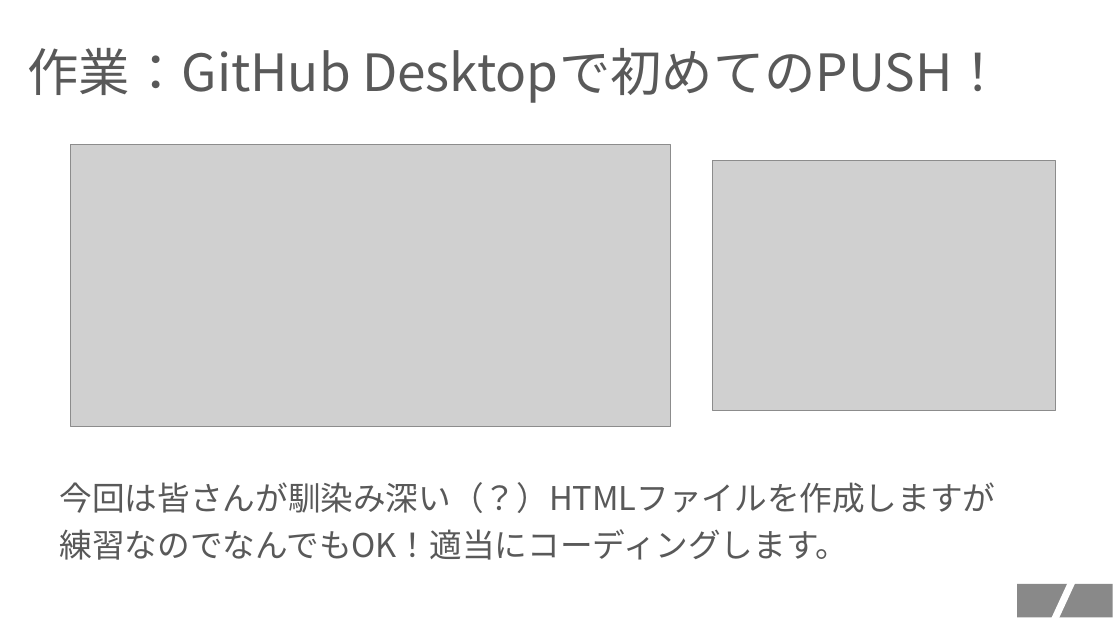
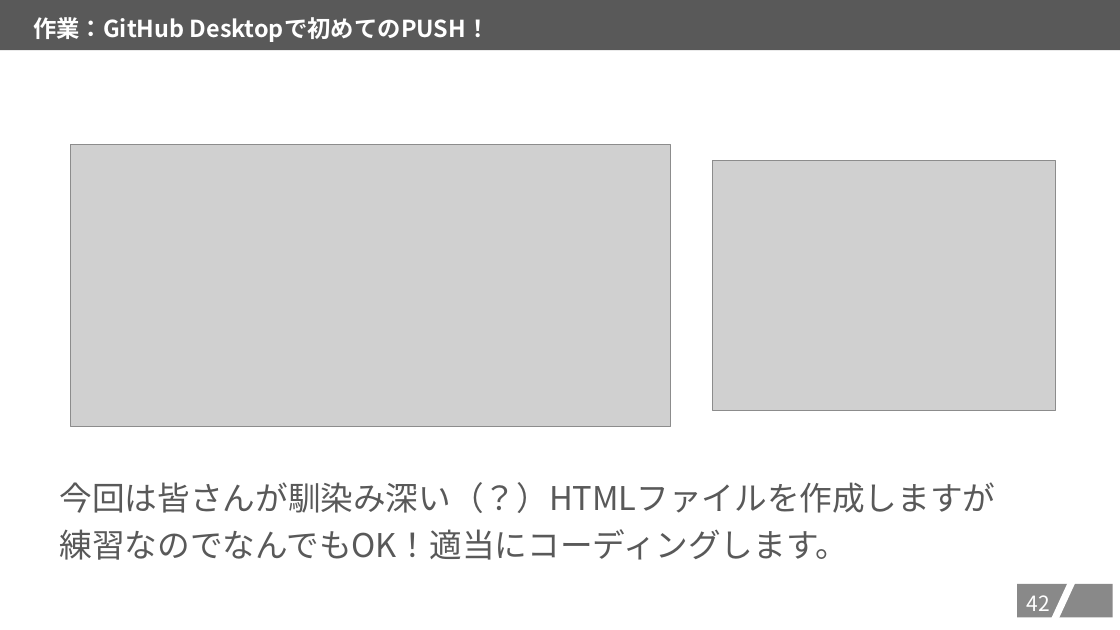
Before and after one commit to kait-takanolab/1821086_matsuo_thesis, a slide deck: slide 43 of GITHUBスタートアップ/GITHUBセットアップの会.pptx. Drawn at 1120x630 pixels with LibreOffice and Linux fonts; fonts in the diff are those of the drawing; grey boxes stand for pictures. Boxes give left, top, right and bottom in pixels: in the first picture for what was removed or moved away, otherwise in the second. Text is boxed around its words. In the diff, an @@ line names an element or a change of style, - is before the commit and + after.

```diff
--- a/GITHUBスタートアップ/GITHUBセットアップの会.pptx
+++ b/GITHUBスタートアップ/GITHUBセットアップの会.pptx
@@ rectangle "作業：GitHub Desktopで初めてのPUSH！": place and size @@
-rectangle "作業：GitHub Desktopで初めてのPUSH！" at [28, 48, 1004, 103]
+rectangle "作業：GitHub Desktopで初めてのPUSH！" at [0, 0, 1120, 50]
@@ rectangle "作業：GitHub Desktopで初めてのPUSH！" at [0, 0, 1120, 50]: size 44 to 20 pt, text colour #595959 to #FFFFFF, bold on; line spacing 0.9 to 1; fill none to #595959 @@
@@ page number added at [1027, 595, 1050, 611], 18 pt, text #FFFFFF @@
+42
```
Also in this commit, not shown: 49 other slides changed.
